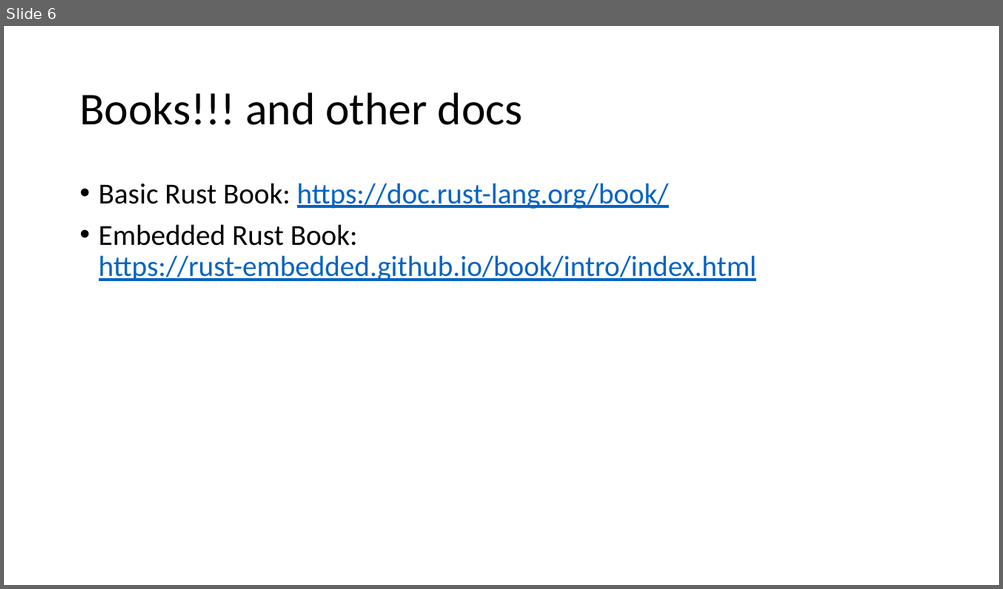
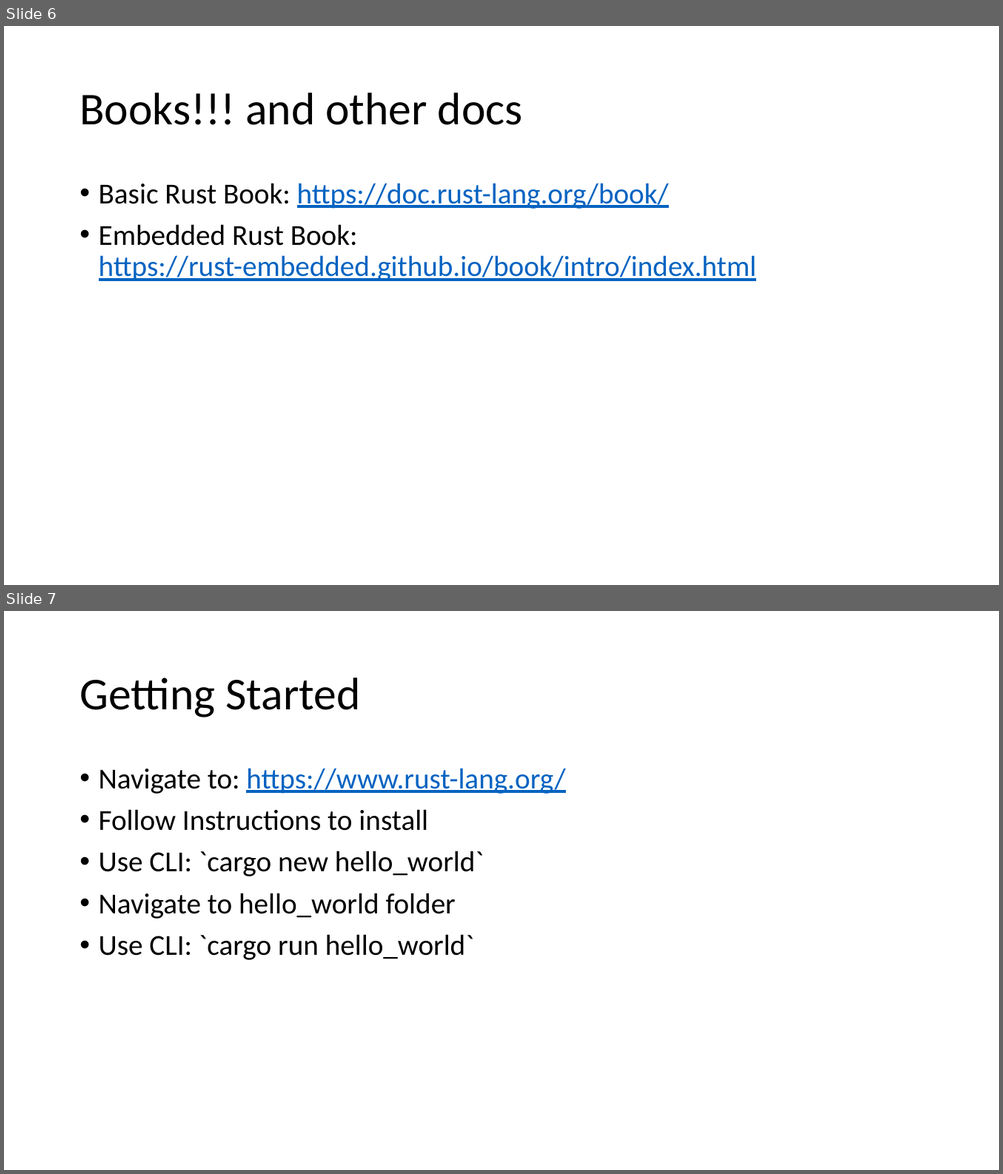
Before and after one commit to ProgrammerAL/Presentations-2019, a slide deck: 09-04 - Making the Case for Rust/Making the Case for Rust.pptx. Shown one above the other, each under a label of ours: slide 6 before the commit, slides 6 and 7 after it. The pictures are 1003x589 and 1003x1174 pixels, drawn with LibreOffice and Linux fonts; fonts in the diff are those of the drawing. Boxes give left, top, right and bottom in pixels: in the first picture for what was removed or moved away, otherwise in the second. Text is boxed around its words. In the diff, an @@ line names an element or a change of style, - is before the commit and + after.

Commit message:
Some changes to the Rust presentation. Still not complete.

```diff
--- a/09-04 - Making the Case for Rust/Making the Case for Rust.pptx
+++ b/09-04 - Making the Case for Rust/Making the Case for Rust.pptx
@@ slide 7 added at (4, 611, 999, 1170), background #FFFFFF @@
@@ title added at (79, 678, 361, 718), 44 pt, text #000000 @@
+Getting Started
@@ text added at (99, 768, 565, 960), 28 pt, text #000000 @@
+• Navigate to: https://www.rust-lang.org/
+• Follow Instructions to install
+• Use CLI: `cargo new hello_world`
+• Navigate to hello_world folder
+• Use CLI: `cargo run hello_world`
```
Also in this commit, not shown: 3 slides changed, 9 other slides added.
